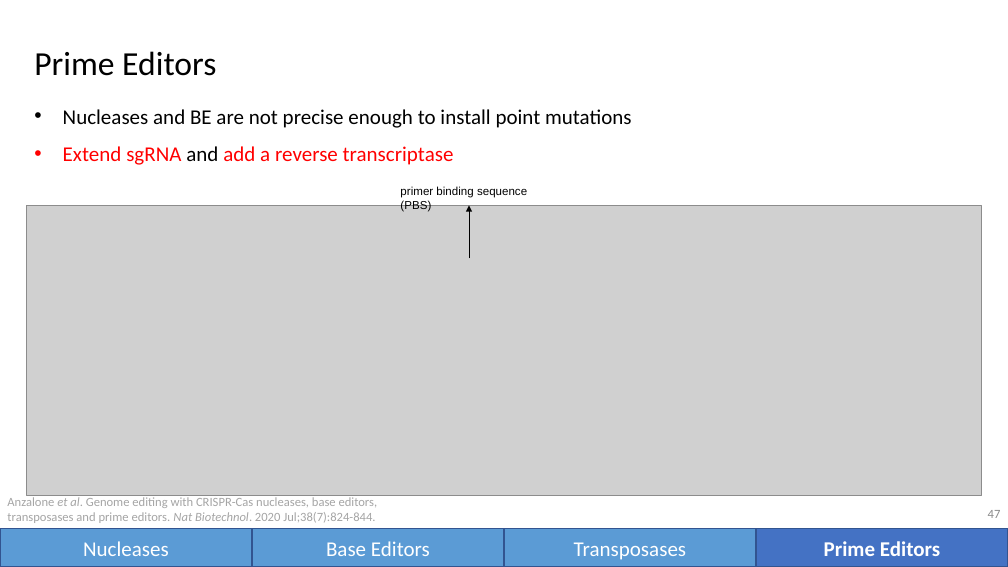
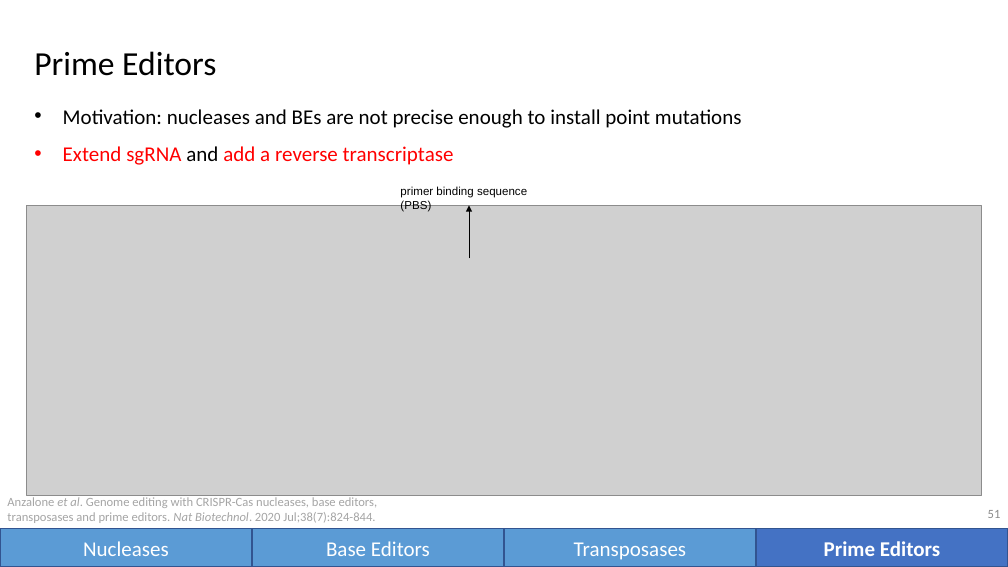
Before and after one commit to vwOvOwv/PKU-Undergraduate-Course, a slide deck: slide 51 of 遗传学(Genetics)/讨论课/Topic-3_遗传学技术/CRISPR-Cas.pptx (slide 47 before the commit). Drawn at 1008x567 pixels with LibreOffice and Linux fonts; fonts in the diff are those of the drawing; grey boxes stand for pictures. Boxes give left, top, right and bottom in pixels: in the first picture for what was removed or moved away, otherwise in the second. Text is boxed around its words. In the diff, an @@ line names an element or a change of style, - is before the commit and + after.

```diff
--- a/遗传学(Genetics)/讨论课/Topic-3_遗传学技术/CRISPR-Cas.pptx
+++ b/遗传学(Genetics)/讨论课/Topic-3_遗传学技术/CRISPR-Cas.pptx
@@ text at [63, 109, 742, 128]: text changed @@
-• Nucleases and BE are not precise enough to install point mutations
+• Motivation: nucleases and BEs are not precise enough to install point mutations
@@ page number at [988, 510, 1001, 518]: text changed @@
-47
+51
```
Also in this commit, not shown: 18 other slides changed, 5 slides added, 1 other file.
